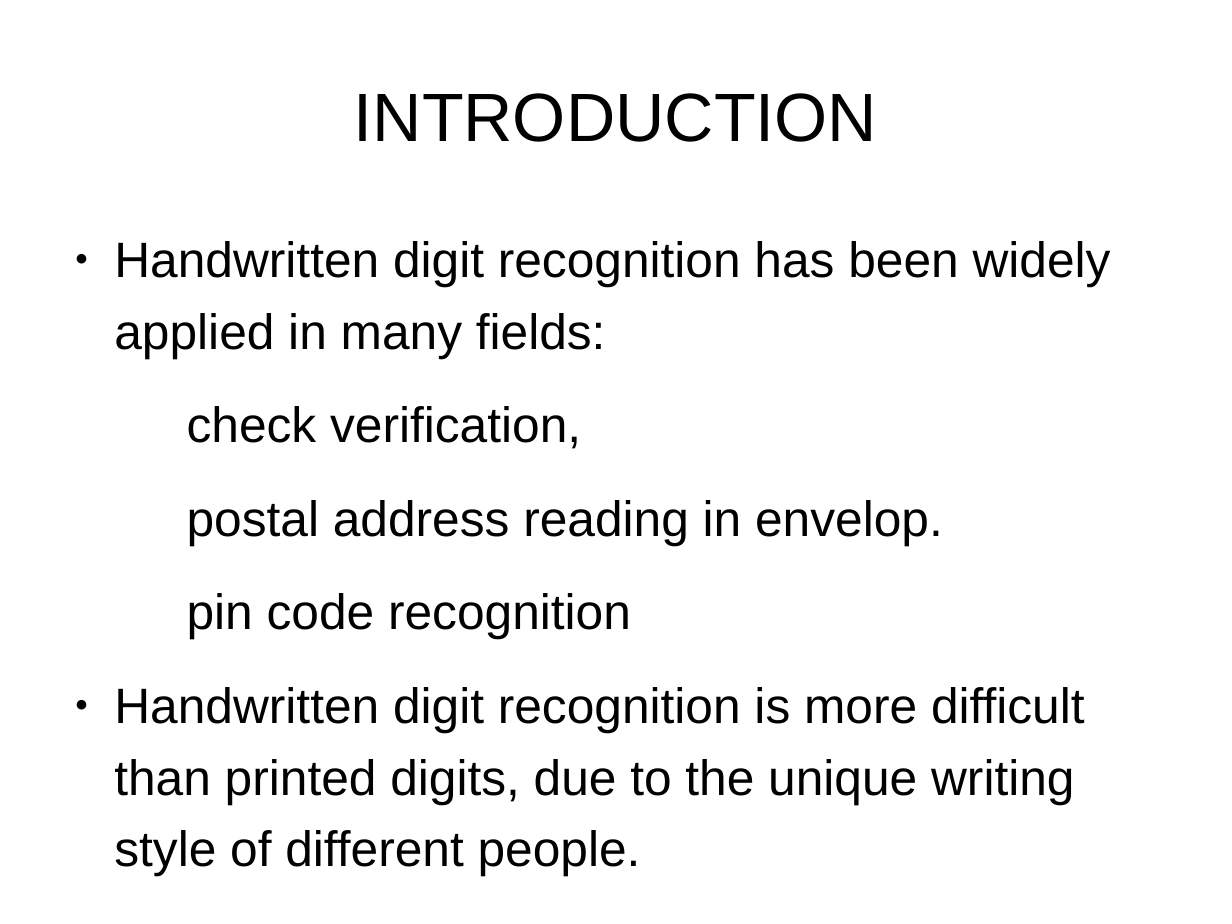
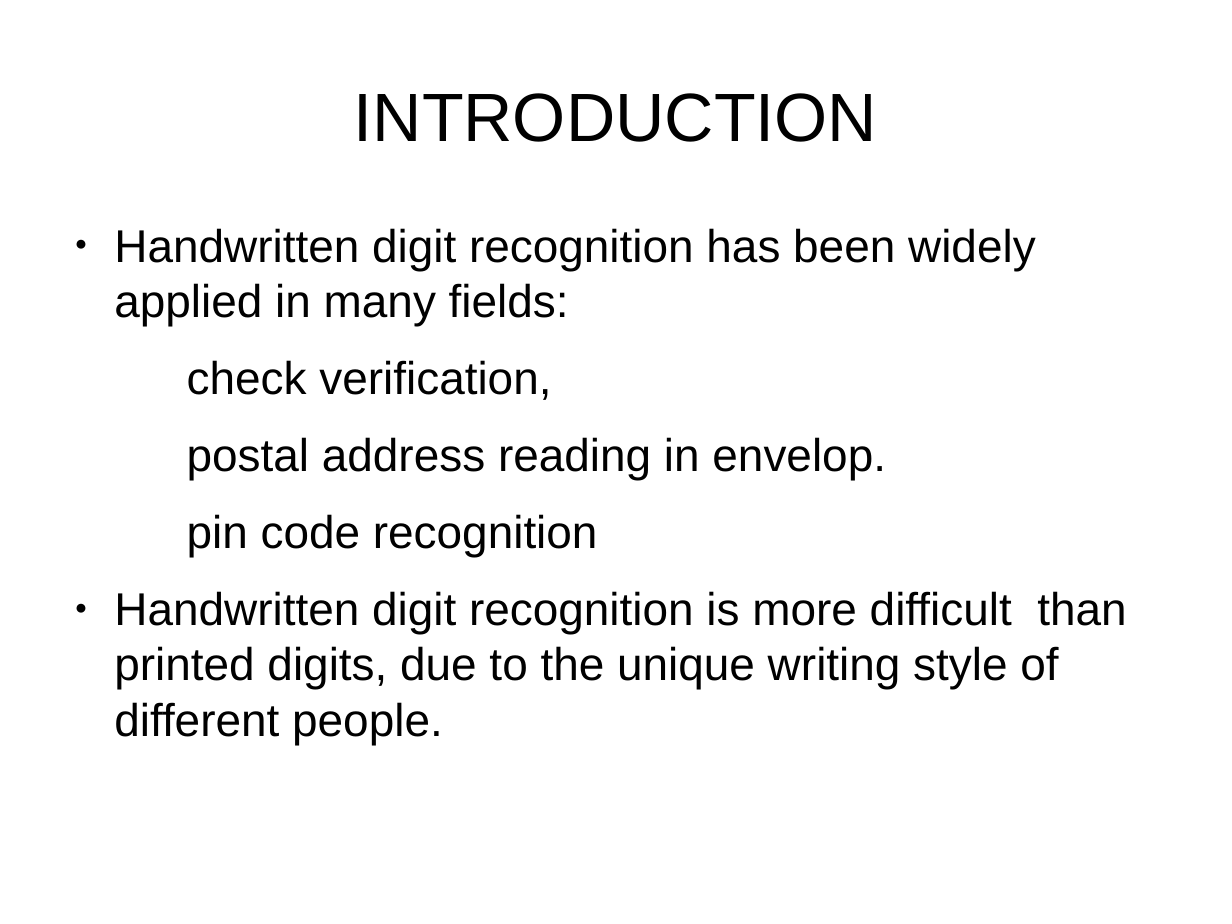
Before and after one commit to jsxcool/DigitRecognize, a slide deck: slide 2 of 695ppt 1.pptx. Drawn at 1232x924 pixels with LibreOffice and Linux fonts; fonts in the diff are those of the drawing; background and template pictures are left out. Boxes give left, top, right and bottom in pixels: in the first picture for what was removed or moved away, otherwise in the second. Text is boxed around its words. In the diff, an @@ line names an element or a change of style, - is before the commit and + after.

```diff
--- a/695ppt 1.pptx
+++ b/695ppt 1.pptx
@@ text "Handwritten digit recognition has been ..." at [114, 228, 1126, 744]: size 32 to 29.6 pt; line spacing 1.2 to 1 @@
```
Also in this commit, not shown: 6 other slides changed, 1 slide added, 1 slide removed.
